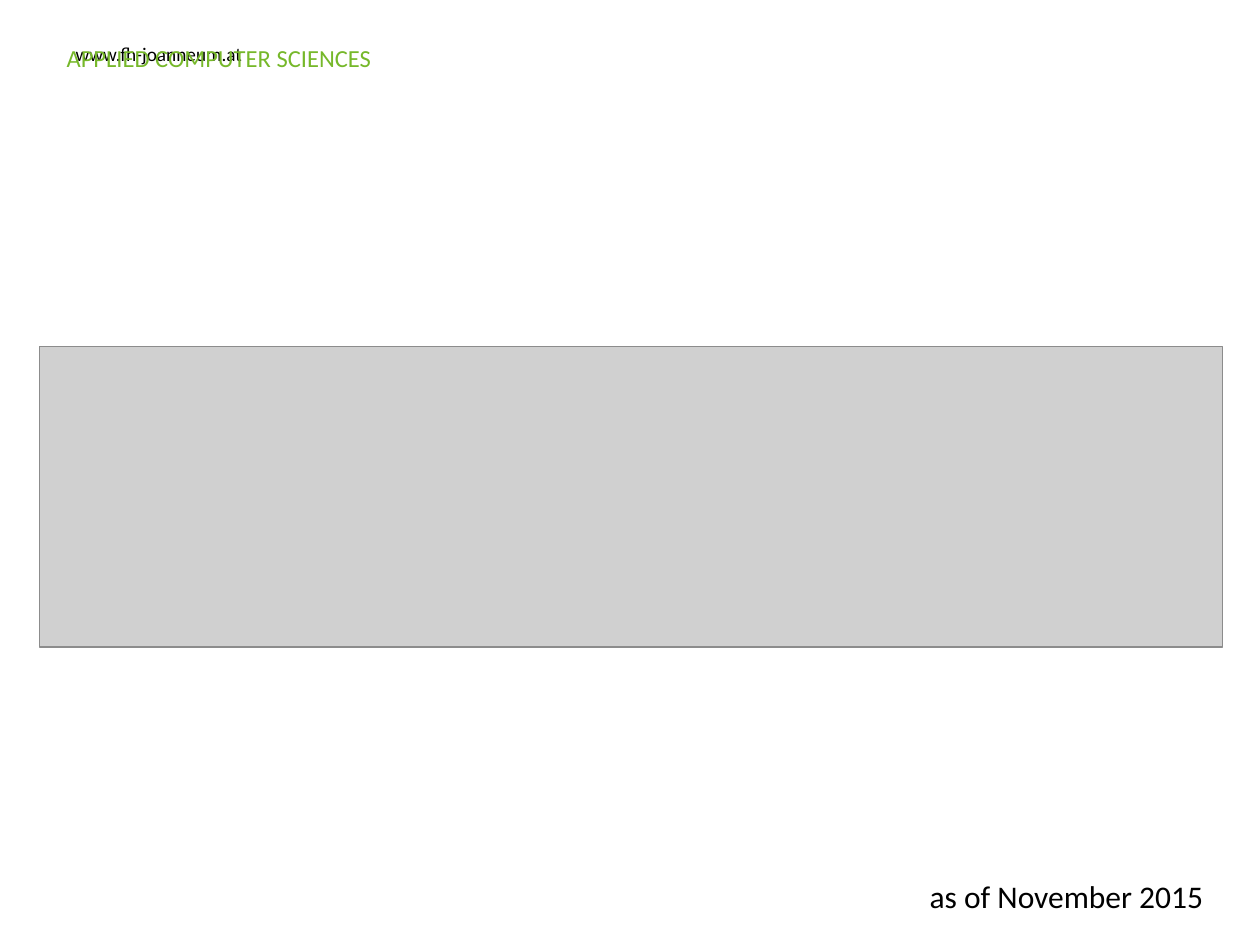
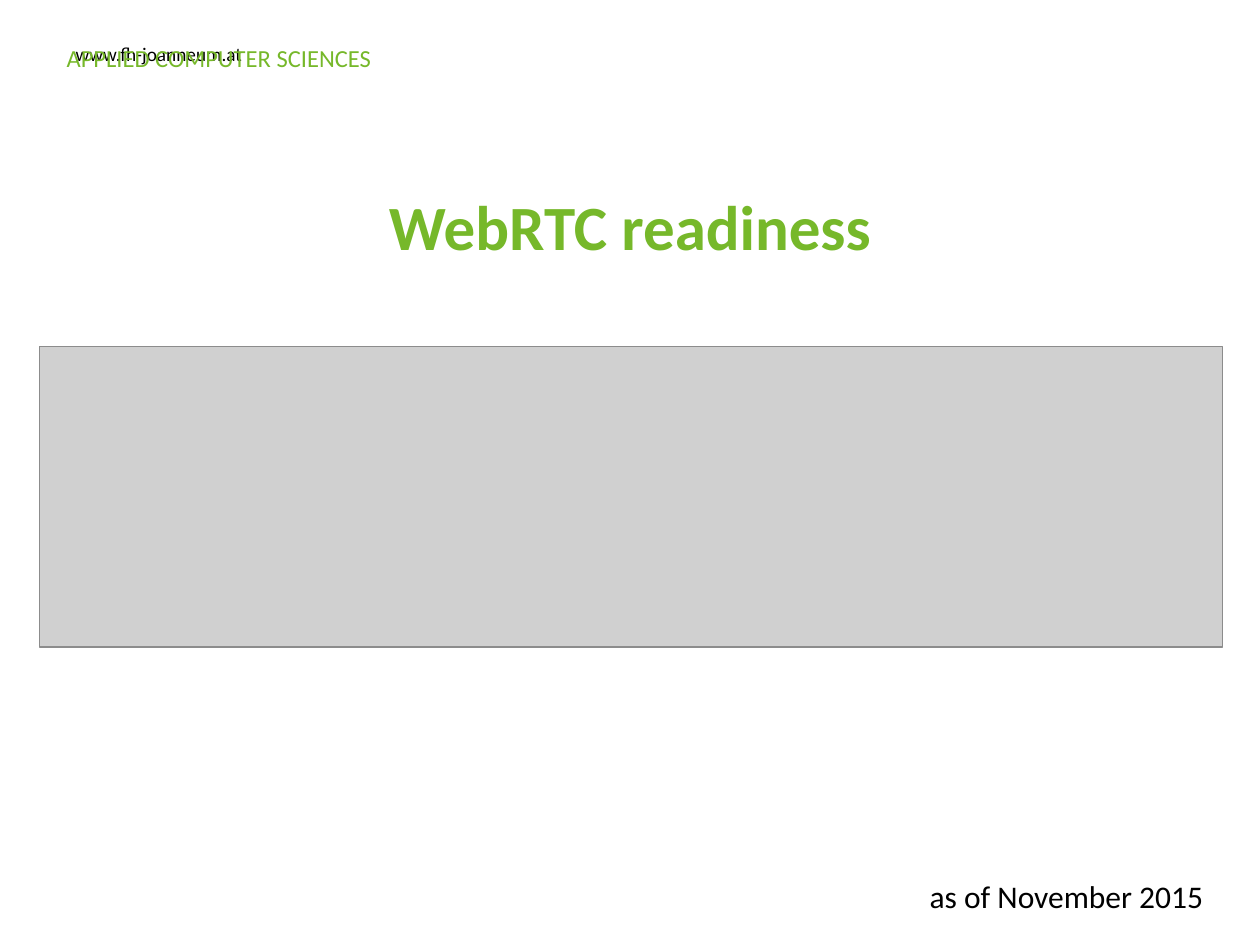
Before and after one commit to MICSTI/web-rtc, a slide deck: slide 5 of presentations/20151113 Initial presentation/WebRTC_Initial.pptx. Drawn at 1260x945 pixels with LibreOffice and Linux fonts; fonts in the diff are those of the drawing; grey boxes stand for pictures; background and template pictures are left out. Boxes give left, top, right and bottom in pixels: in the first picture for what was removed or moved away, otherwise in the second. Text is boxed around its words. In the diff, an @@ line names an element or a change of style, - is before the commit and + after.

```diff
--- a/presentations/20151113 Initial presentation/WebRTC_Initial.pptx
+++ b/presentations/20151113 Initial presentation/WebRTC_Initial.pptx
@@ text added at <box>389,205,870,251</box>, 36 pt, text #76B82A, bold @@
+WebRTC readiness
```
Also in this commit, not shown: 1 other slide changed.
